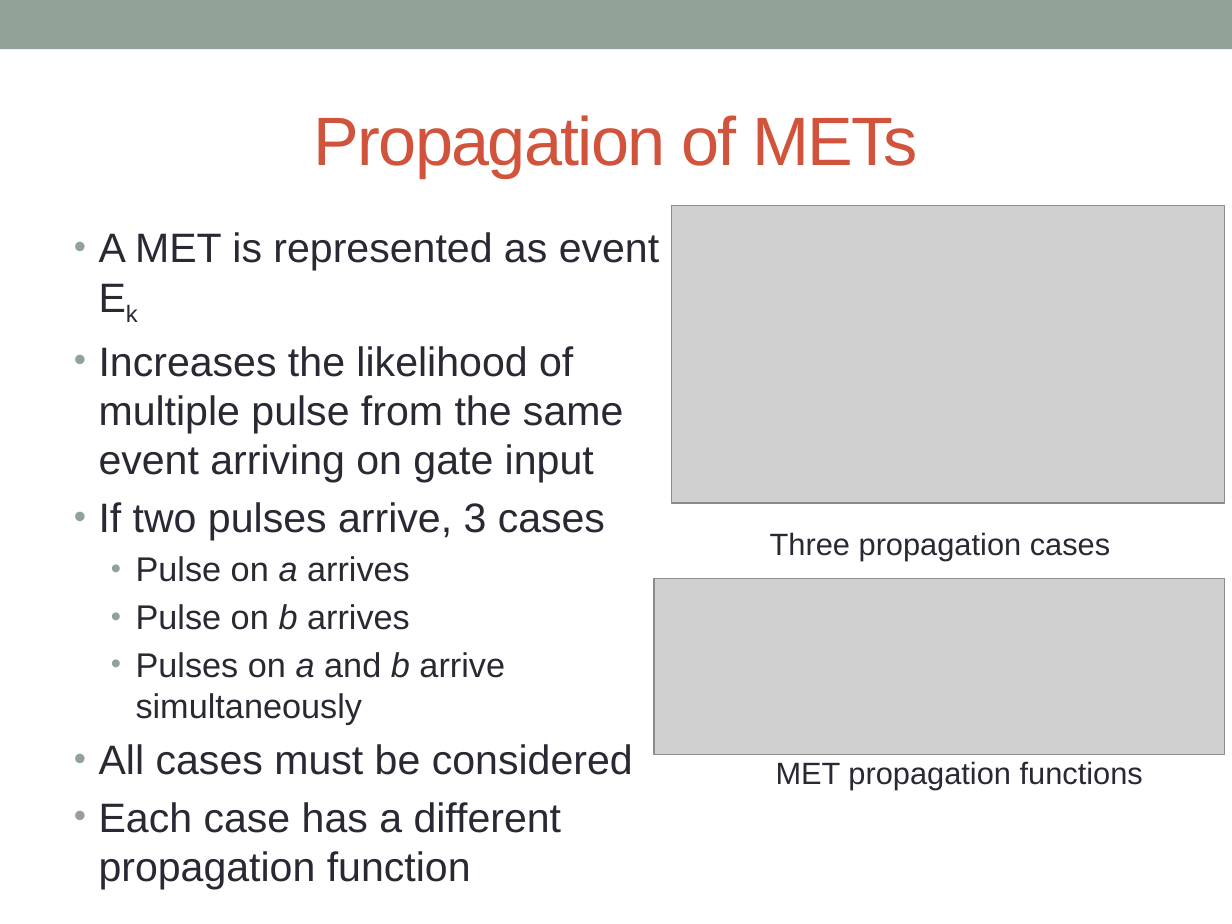
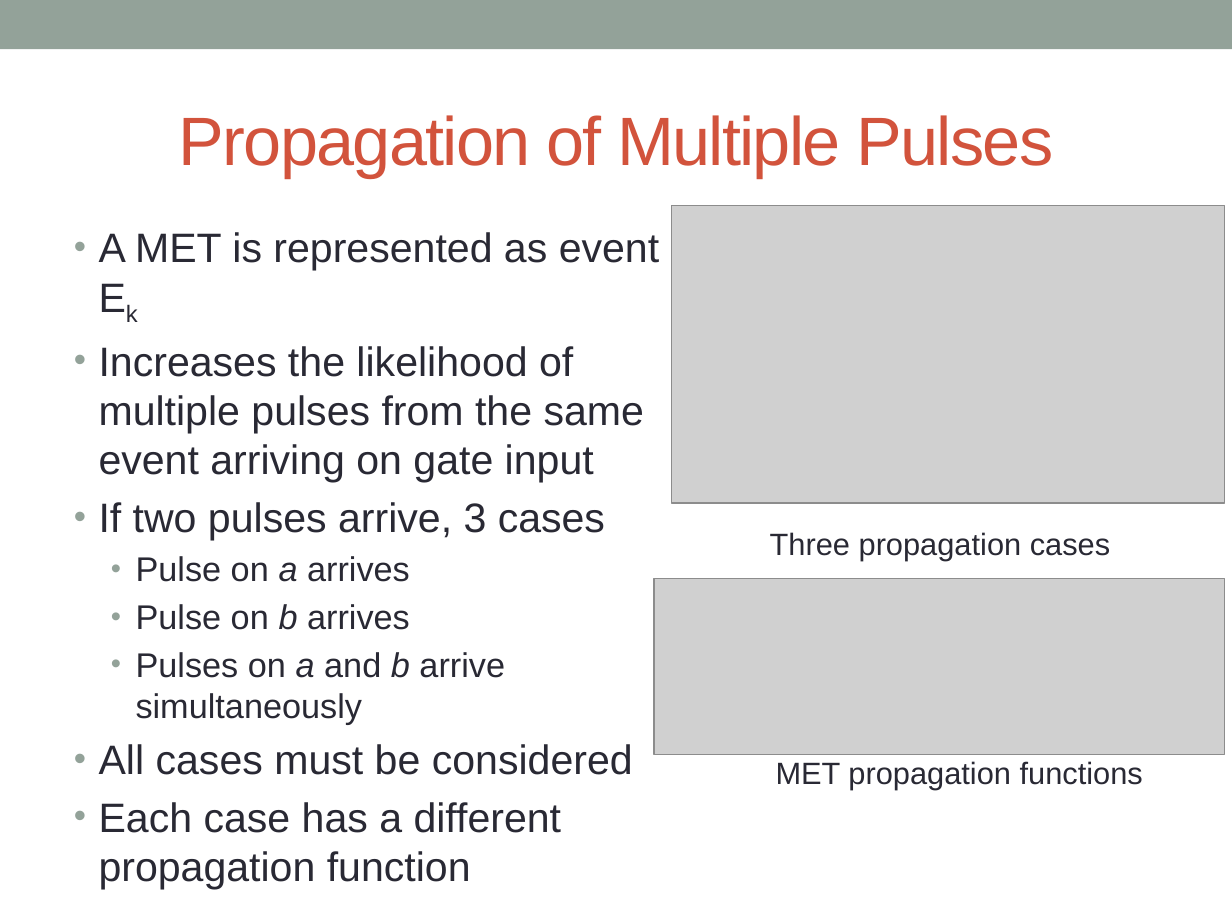
Before and after one commit to acwatkins88/Fast_SET, a slide deck: slide 50 of Dissertation/Dissertation Defense/Dissertation Defense.pptx (slide 47 before the commit). Drawn at 1232x924 pixels with LibreOffice and Linux fonts; fonts in the diff are those of the drawing; grey boxes stand for pictures; background and template pictures are left out. Boxes give left, top, right and bottom in pixels: in the first picture for what was removed or moved away, otherwise in the second. Text is boxed around its words. In the diff, an @@ line names an element or a change of style, - is before the commit and + after.

```diff
--- a/Dissertation/Dissertation Defense/Dissertation Defense.pptx
+++ b/Dissertation/Dissertation Defense/Dissertation Defense.pptx
@@ title at box(179, 115, 1053, 178): text changed @@
-Propagation of METs
+Propagation of Multiple Pulses
@@ text at box(99, 346, 644, 483): text changed @@
-• Increases the likelihood of multiple pulse from the same event arriving on gate input
+• Increases the likelihood of multiple pulses from the same event arriving on gate input
```
Also in this commit, not shown: 23 other slides changed, 5 slides added, 1 slide removed, 15 other files.
